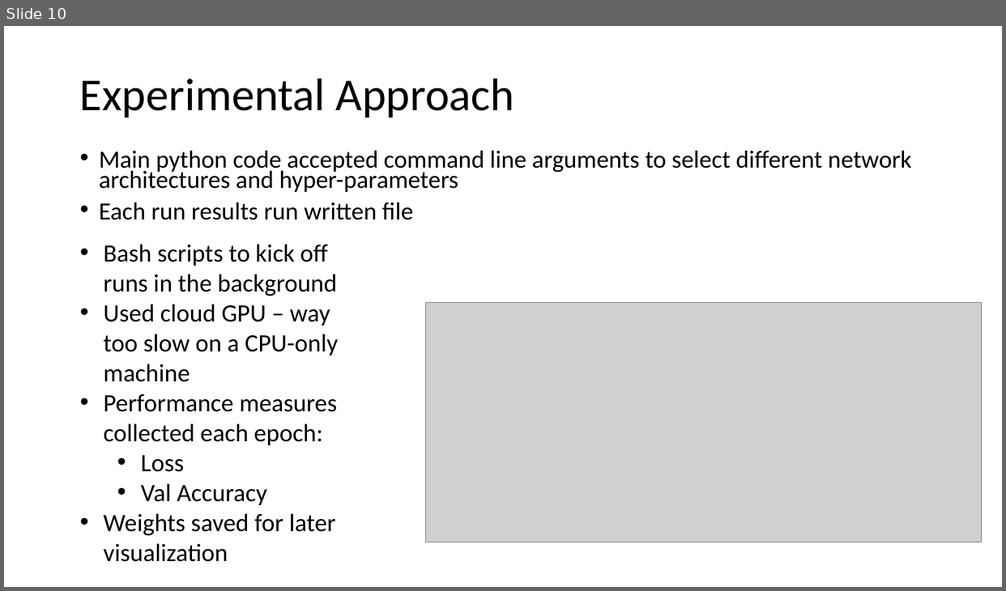
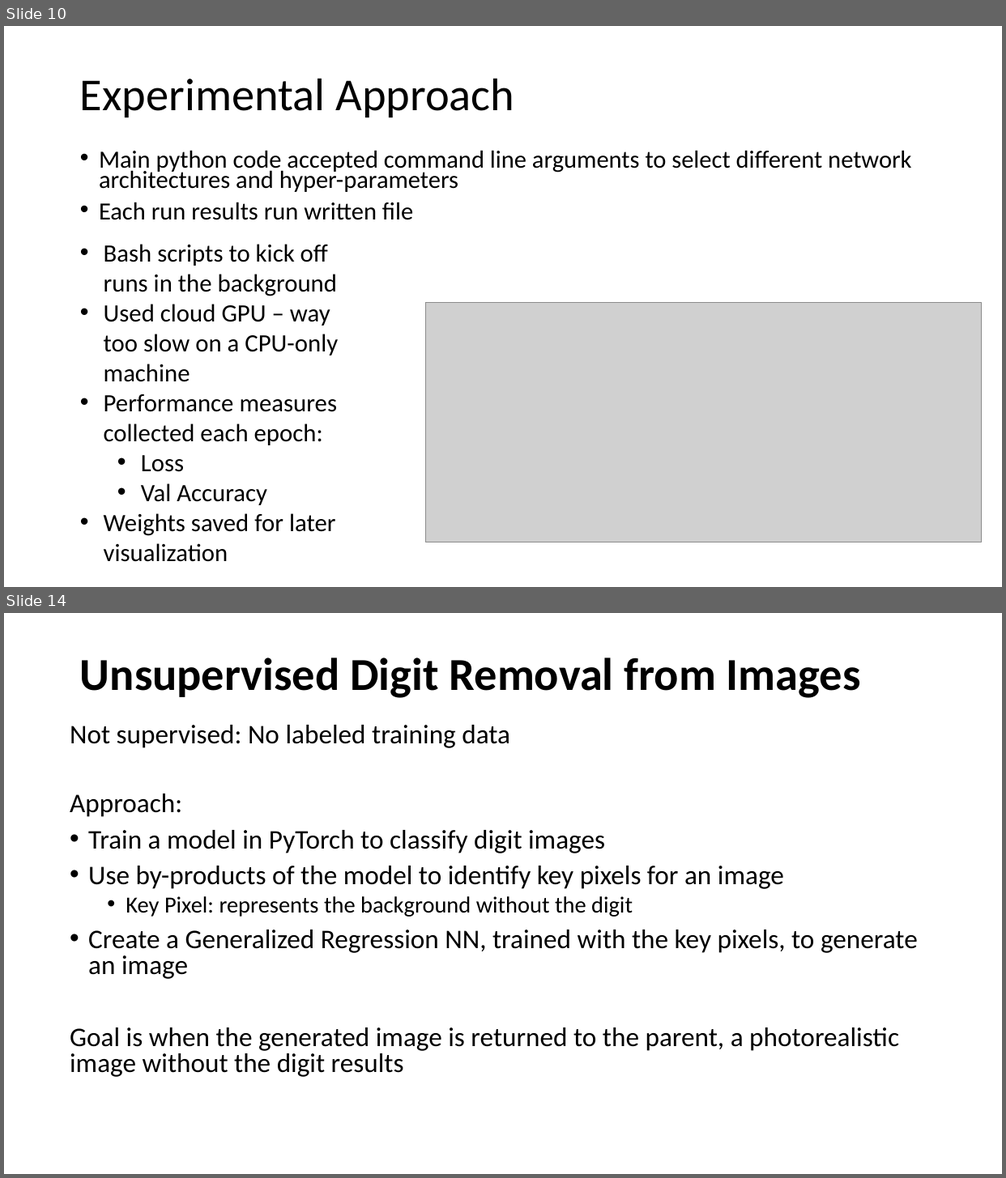
Before and after one commit to BillGrieser-GW/Final-Project-Group-7, a slide deck: Final-Group-Presentation/Group7.pptx. Shown one above the other, each under a label of ours: slide 10 before the commit, slides 10 and 14 after it; the slides between them are not shown. The pictures are 1006x591 and 1006x1178 pixels, drawn with LibreOffice and Linux fonts; fonts in the diff are those of the drawing; grey boxes stand for pictures. Boxes give left, top, right and bottom in pixels: in the first picture for what was removed or moved away, otherwise in the second. Text is boxed around its words. In the diff, an @@ line names an element or a change of style, - is before the commit and + after.

```diff
--- a/Final-Group-Presentation/Group7.pptx
+++ b/Final-Group-Presentation/Group7.pptx
@@ slide 14 added at (x1=4, y1=613, x2=1002, y2=1174), background #FFFFFF @@
@@ title added at (x1=80, y1=658, x2=861, y2=698), 44 pt, text #000000, bold @@
+Unsupervised Digit Removal from Images
@@ text added at (x1=70, y1=725, x2=918, y2=1077), 25.9 pt, text #000000 @@
+Not supervised: No labeled training data
+Approach:
+• Train a model in PyTorch to classify digit images
+• Use by-products of the model to identify key pixels for an image
+  • Key Pixel: represents the background without the digit
+• Create a Generalized Regression NN, trained with the key pixels, to generate an image
+Goal is when the generated image is returned to the parent, a photorealistic image without the digit results
```
Also in this commit, not shown: 1 slide changed, 17 other slides added.
